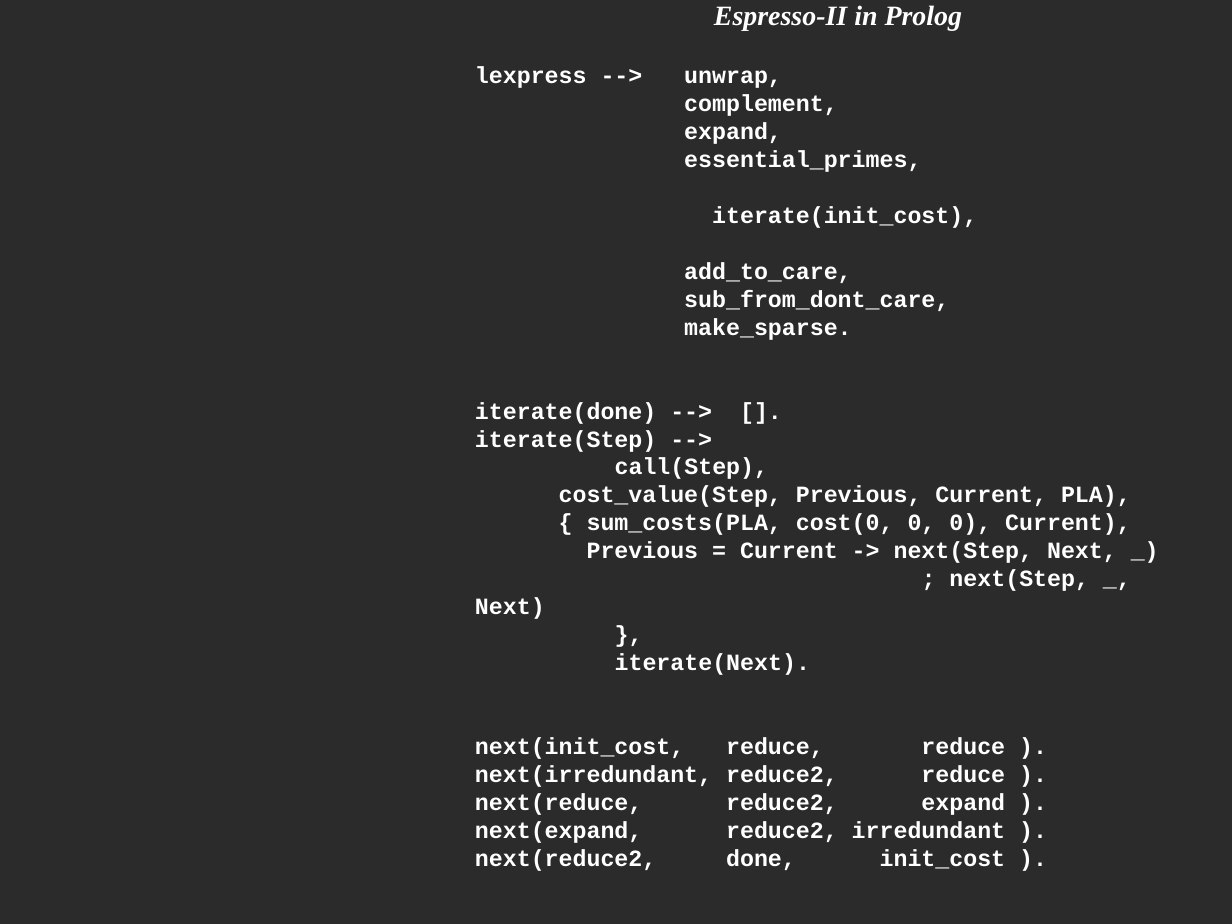
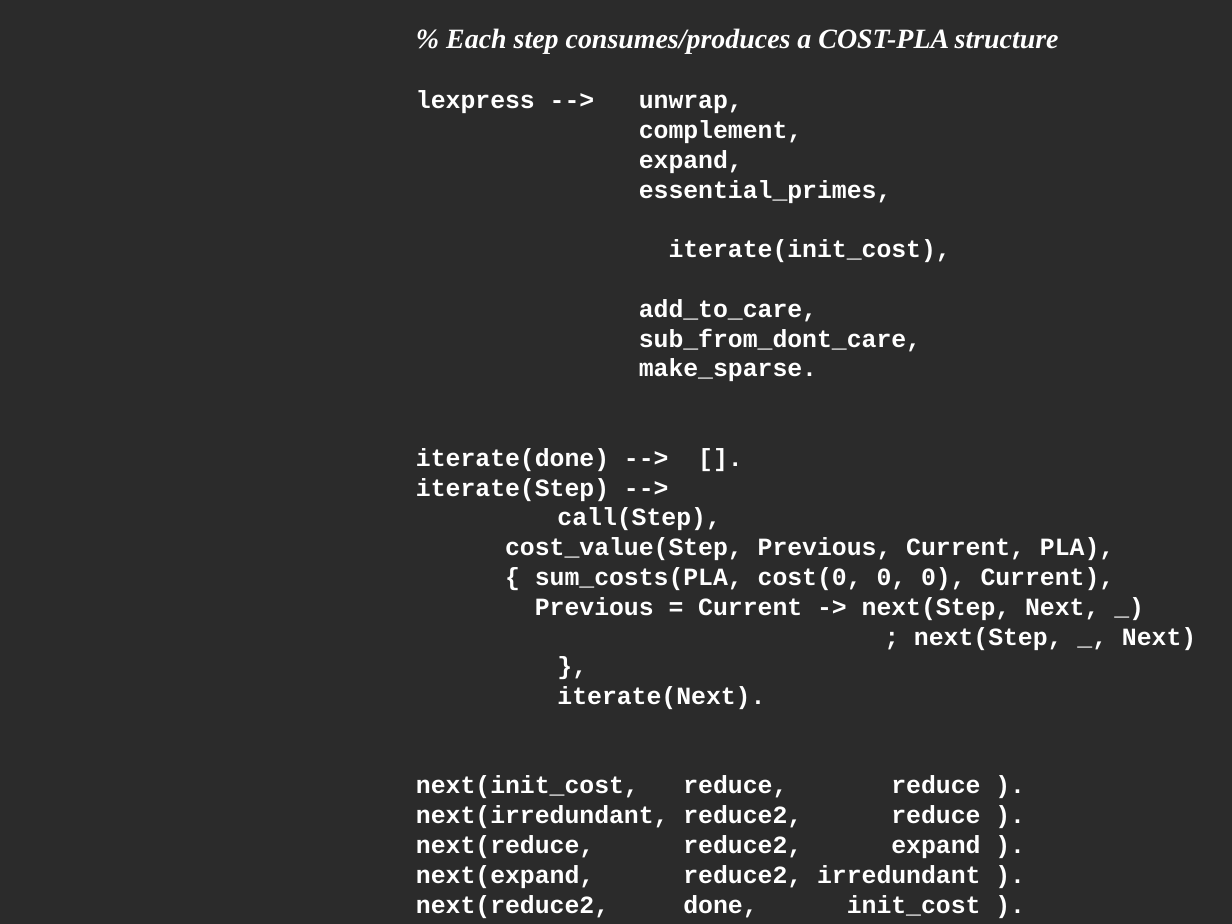
Before and after one commit to softwaresunday/Lexpress, a slide deck: slide 8 of doc/dcgs.odp (slide 7 before the commit). Drawn at 1232x924 pixels with LibreOffice and Linux fonts; fonts in the diff are those of the drawing; background and template pictures are left out; a plain dark background stands for a picture behind light text. Boxes give left, top, right and bottom in pixels: in the first picture for what was removed or moved away, otherwise in the second. Text is boxed around its words. In the diff, an @@ line names an element or a change of style, - is before the commit and + after.

```diff
--- a/doc/dcgs.odp
+++ b/doc/dcgs.odp
@@ subtitle "Espresso-II in Prolog" moved from (x1=475, y1=5, x2=1131, y2=871) to (x1=416, y1=28, x2=1196, y2=918) @@
@@ subtitle at (x1=446, y1=28, x2=1059, y2=54): paragraph added @@
+% Each step consumes/produces a COST-PLA structure
@@ subtitle at (x1=416, y1=90, x2=1196, y2=918): size 18 to 20 pt in "Espresso-II in Prolog"; size 15 to 16 pt in "lexpress --> unwrap,", "complement,", "expand,", "essential_primes," and 18 more places @@
```
Also in this commit, not shown: 4 other slides changed, 1 slide added, 1 other file.
